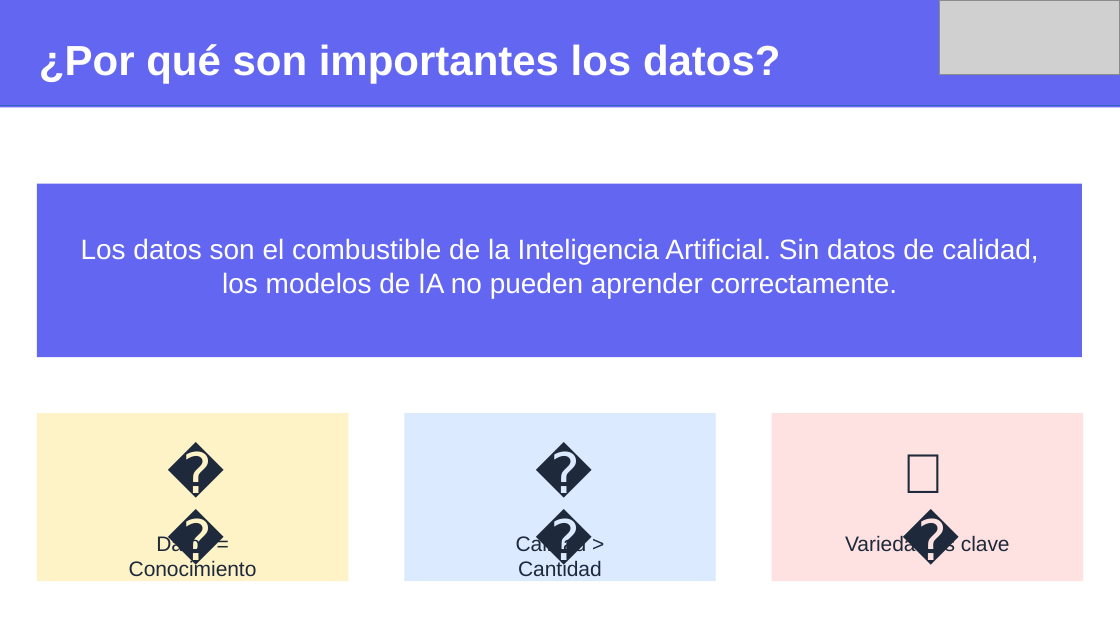
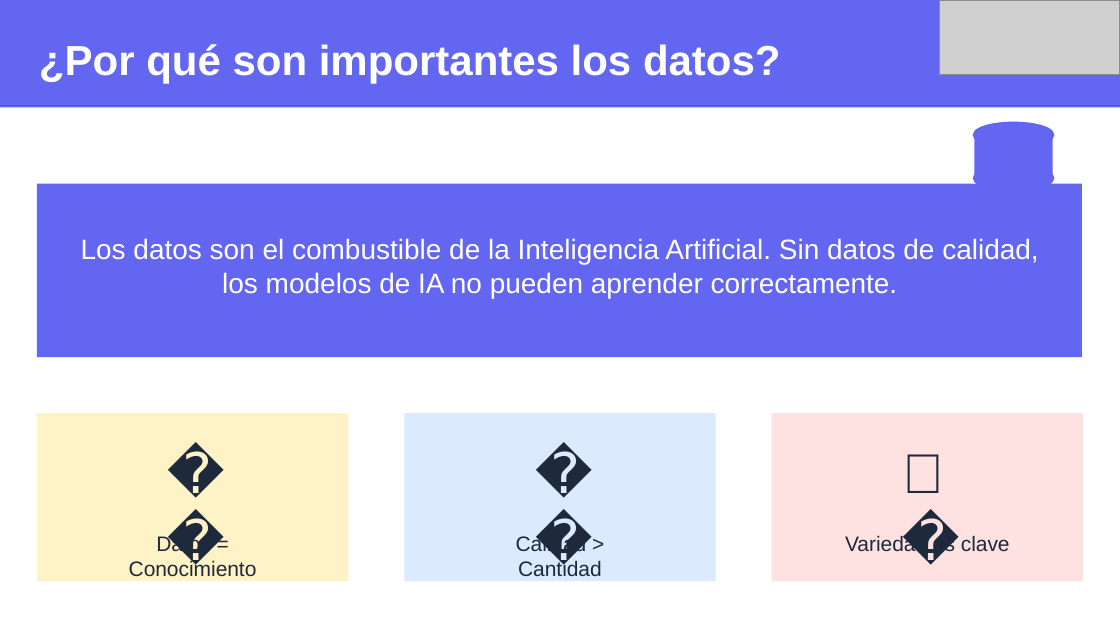
Before and after one commit to wallparianalytics/MentesDigitales, a slide deck: slide 3 of Sesión 6.pptx. Drawn at 1120x630 pixels with LibreOffice and Linux fonts; fonts in the diff are those of the drawing; grey boxes stand for pictures. Boxes give left, top, right and bottom in pixels: in the first picture for what was removed or moved away, otherwise in the second. Text is boxed around its words. In the diff, an @@ line names an element or a change of style, - is before the commit and + after.

```diff
--- a/Sesión 6.pptx
+++ b/Sesión 6.pptx
@@ ellipse added at box(974, 123, 1053, 147), fill #6366F1, outline #6366F1 2 pt @@
@@ rectangle added at box(974, 136, 1053, 175), fill #6366F1 @@
@@ ellipse added at box(974, 167, 1053, 190), fill #6366F1, outline #6366F1 2 pt @@
```
Also in this commit, not shown: 5 other slides changed, 1 slide added, 1 other file.
